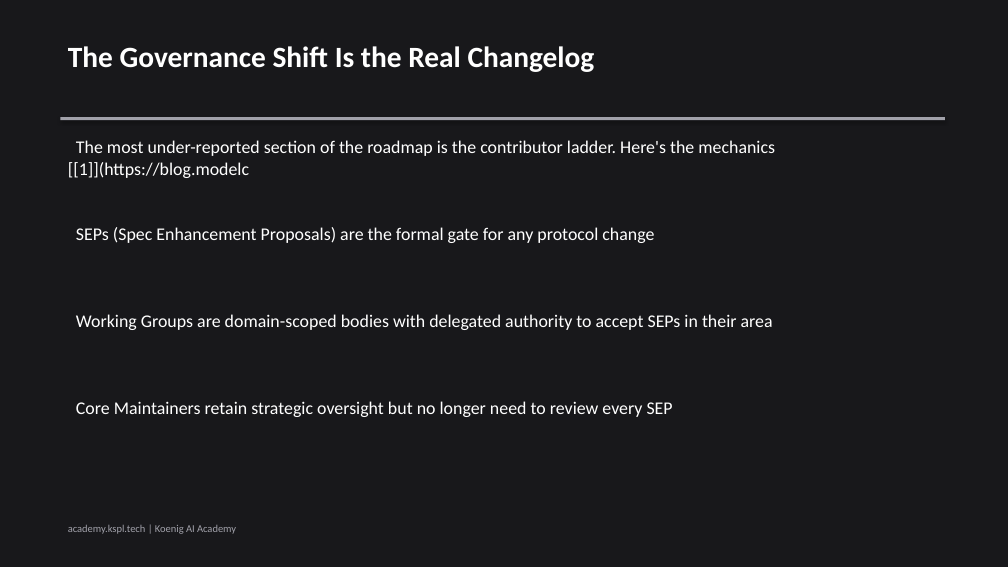
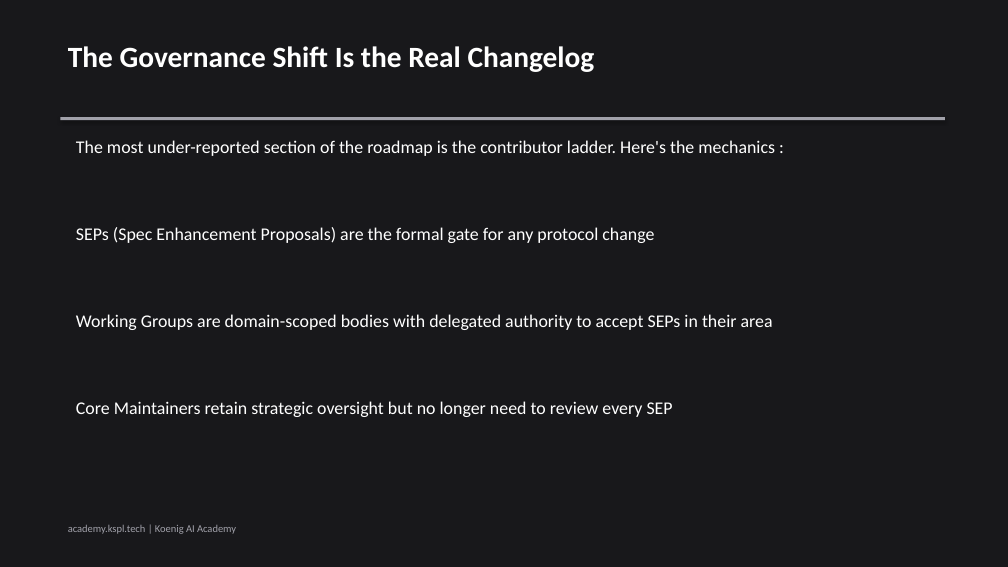
Before and after one commit to Koenig-Solutions-Private-Limited/koenig-ai-org, a slide deck: slide 6 of vault/blogs/mcp-2026-roadmap-explained/slides.pptx (slide 4 before the commit). Drawn at 1008x567 pixels with LibreOffice and Linux fonts; fonts in the diff are those of the drawing. Boxes give left, top, right and bottom in pixels: in the first picture for what was removed or moved away, otherwise in the second. Text is boxed around its words. In the diff, an @@ line names an element or a change of style, - is before the commit and + after.

```diff
--- a/vault/blogs/mcp-2026-roadmap-explained/slides.pptx
+++ b/vault/blogs/mcp-2026-roadmap-explained/slides.pptx
@@ text at <box>76,140,775,156</box>: text changed @@
-The most under-reported section of the roadmap is the contributor ladder. Here's the mechanics [[1]](https://blog.modelc
+The most under-reported section of the roadmap is the contributor ladder. Here's the mechanics :
```
Also in this commit, not shown: 2 other slides changed, 2 slides added, 1 other file.
